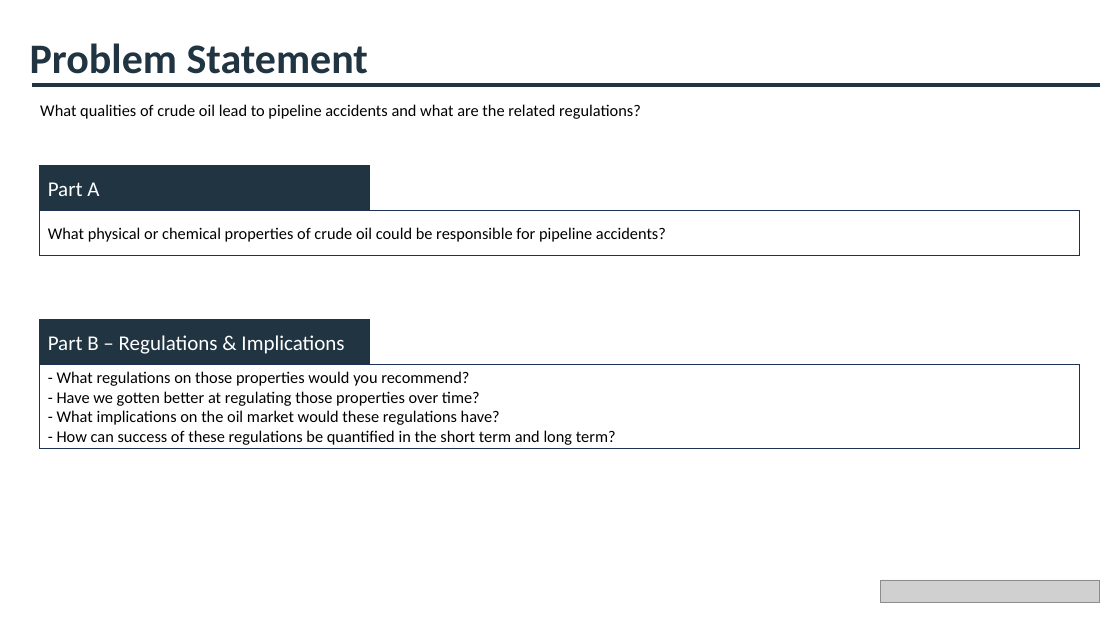
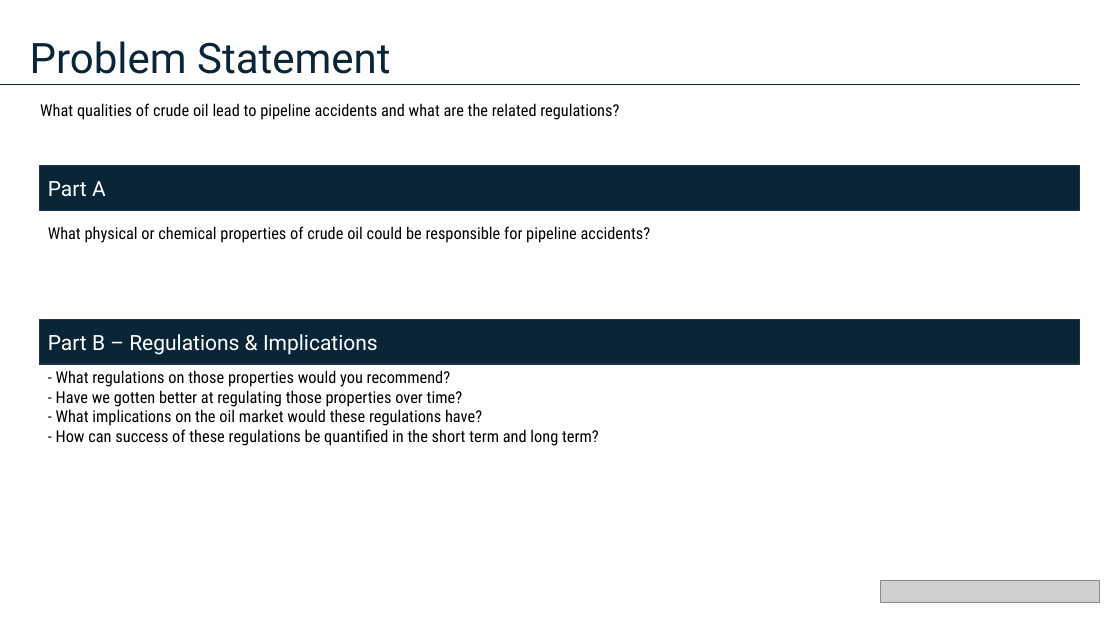
Before and after one commit to cameronmackinnon/crude_oil_accidents, a slide deck: slide 3 of presentations/Pipeline Accidents Presentation v0.pptx. Drawn at 1120x630 pixels with LibreOffice and Linux fonts; fonts in the diff are those of the drawing; grey boxes stand for pictures. Boxes give left, top, right and bottom in pixels: in the first picture for what was removed or moved away, otherwise in the second. Text is boxed around its words. In the diff, an @@ line names an element or a change of style, - is before the commit and + after.

```diff
--- a/presentations/Pipeline Accidents Presentation v0.pptx
+++ b/presentations/Pipeline Accidents Presentation v0.pptx
@@ text "Problem Statement" at bbox=[30, 41, 390, 74]: font Calibri to Roboto, text colour #213442 to #0A2636, bold off @@
@@ line moved from (32, 85) - (1100, 85) to (0, 85) - (1081, 85) @@
@@ line (0, 85) - (1081, 85): stroke #213442 3 pt to #0A2636 1 pt @@
@@ text "What qualities of crude oil ..." at bbox=[40, 103, 619, 120]: font Calibri to Roboto Condensed @@
@@ rectangle "Part A": place and size @@
-rectangle "Part A" at bbox=[39, 166, 369, 211]
+rectangle "Part A" at bbox=[39, 166, 1081, 211]
@@ rectangle "Part A" at bbox=[39, 166, 1081, 211]: font Calibri to Roboto; fill #213442 to #0A2636 @@
@@ text "What physical or chemical properties ...": place and size @@
-text "What physical or chemical properties ..." at bbox=[39, 211, 1081, 256]
+text "What physical or chemical properties ..." at bbox=[48, 226, 651, 243]
@@ text "What physical or chemical properties ..." at bbox=[48, 226, 651, 243]: font Calibri to Roboto Condensed; outline #1E3256 1 pt to none @@
@@ rectangle "Part B – Regulations & ..." at bbox=[39, 319, 1081, 365]: font Calibri to Roboto; fill #213442 to #0A2636 @@
@@ rectangle "Part B – Regulations & ...": place and size @@
-rectangle "Part B – Regulations & ..." at bbox=[39, 319, 369, 365]
+rectangle "Part B – Regulations & ..." at bbox=[39, 319, 1081, 365]
@@ text "- What regulations on those ...": place and size @@
-text "- What regulations on those ..." at bbox=[39, 364, 1081, 449]
+text "- What regulations on those ..." at bbox=[56, 370, 599, 446]
@@ text "- What regulations on those ..." at bbox=[56, 370, 599, 446]: font Calibri to Roboto Condensed; outline #1E3256 1 pt to none @@
```
Also in this commit, not shown: 16 other slides changed, 1 slide added, 6 slides removed, 2 other files.
